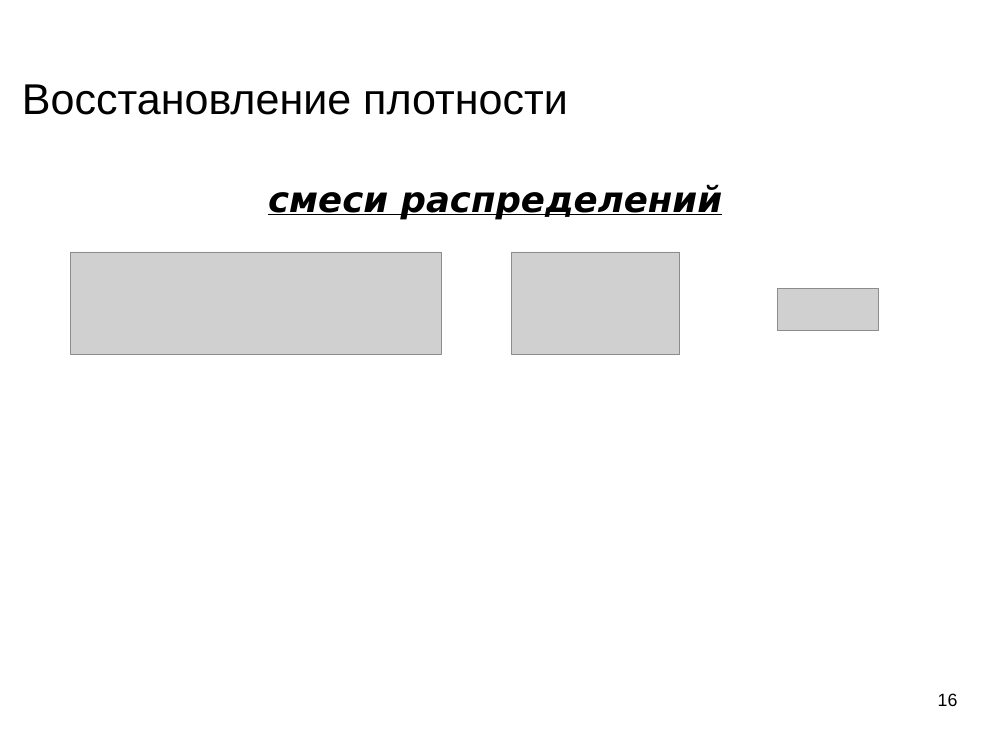
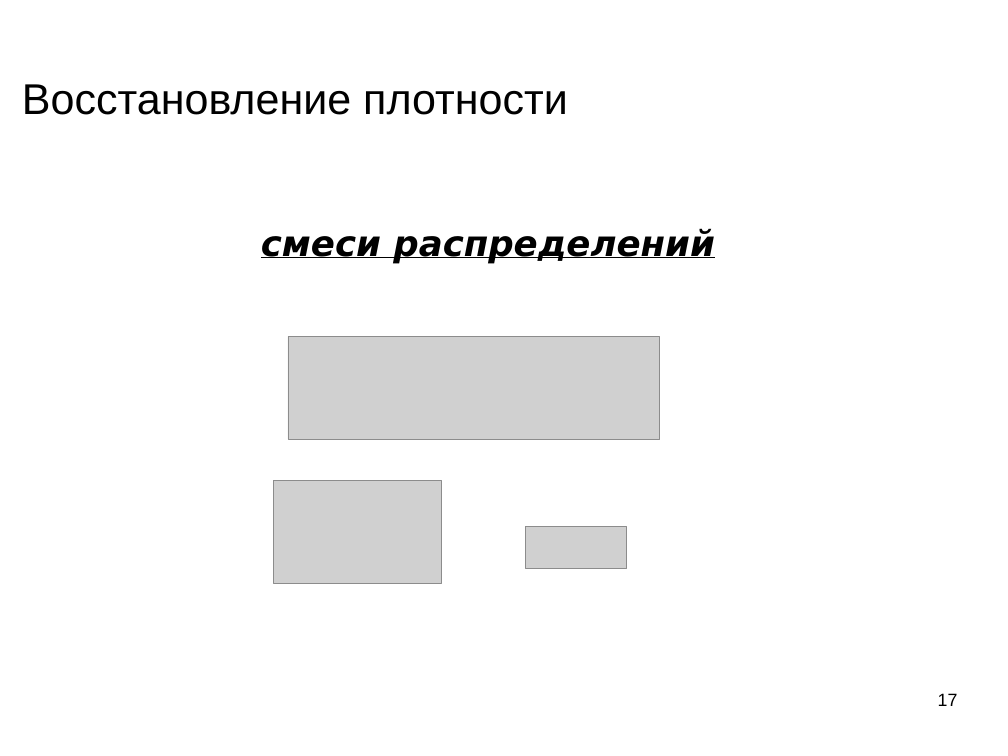
Before and after one commit to mechanoid5/ml_lectorium_legacy, a slide deck: slide 17 of 05-em.odp (slide 16 before the commit). Drawn at 1008x756 pixels with LibreOffice and Linux fonts; fonts in the diff are those of the drawing; grey boxes stand for pictures; background and template pictures are left out. Boxes give left, top, right and bottom in pixels: in the first picture for what was removed or moved away, otherwise in the second. Text is boxed around its words. In the diff, an @@ line names an element or a change of style, - is before the commit and + after.

```diff
--- a/05-em.odp
+++ b/05-em.odp
@@ text "смеси распределений": place and size @@
-text "смеси распределений" at bbox=[268, 184, 723, 220]
+text "смеси распределений" at bbox=[261, 228, 715, 263]
@@ picture: place and size @@
-picture at bbox=[512, 252, 681, 355]
+picture at bbox=[288, 337, 659, 439]
@@ picture: place and size @@
-picture at bbox=[777, 288, 879, 331]
+picture at bbox=[273, 481, 442, 584]
@@ picture: place and size @@
-picture at bbox=[70, 252, 442, 355]
+picture at bbox=[526, 526, 627, 569]
@@ page number at bbox=[938, 693, 958, 706]: text changed @@
-16
+17
```
Also in this commit, not shown: 4 other slides changed, 1 slide added, 2 other files.
